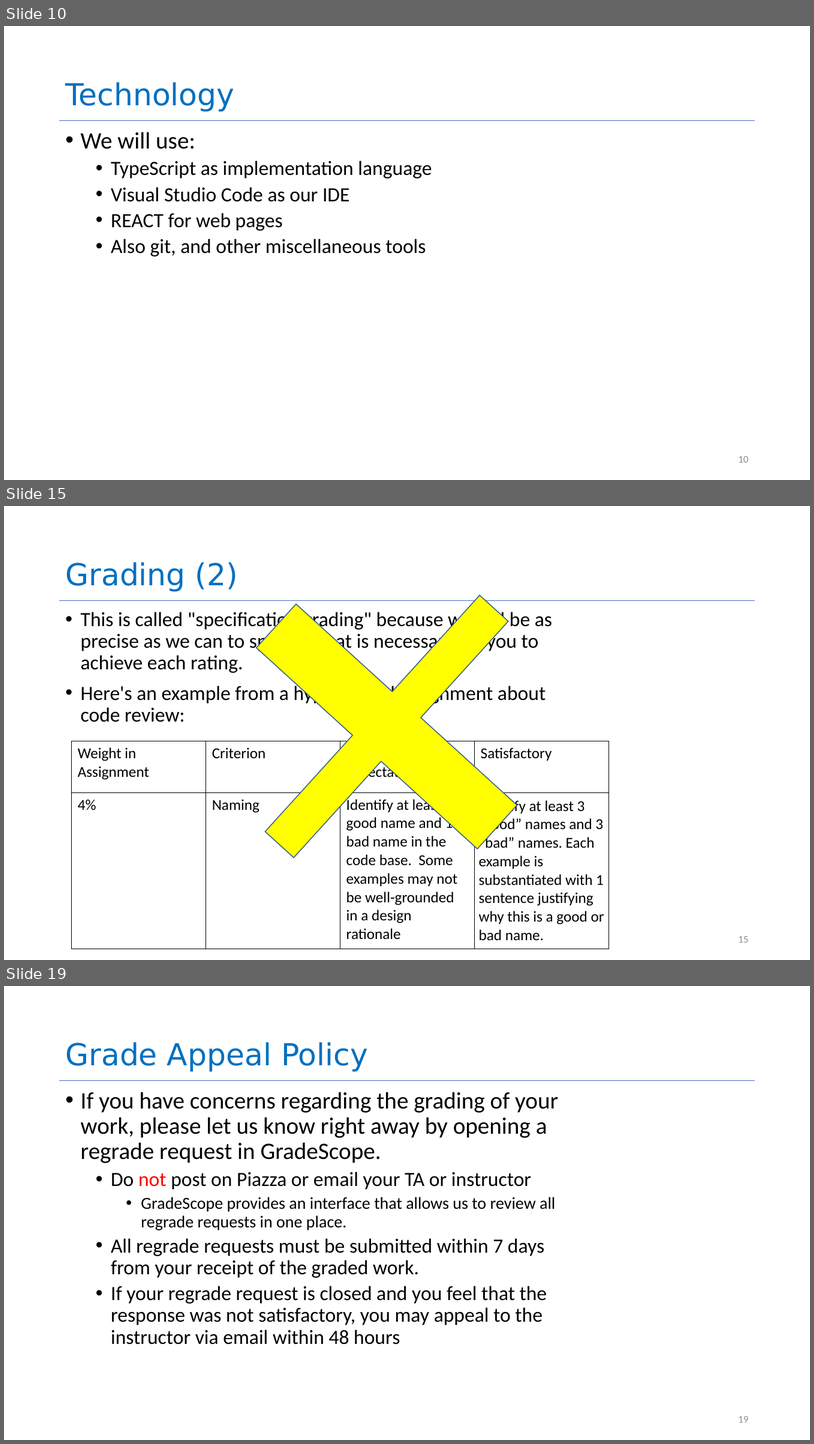
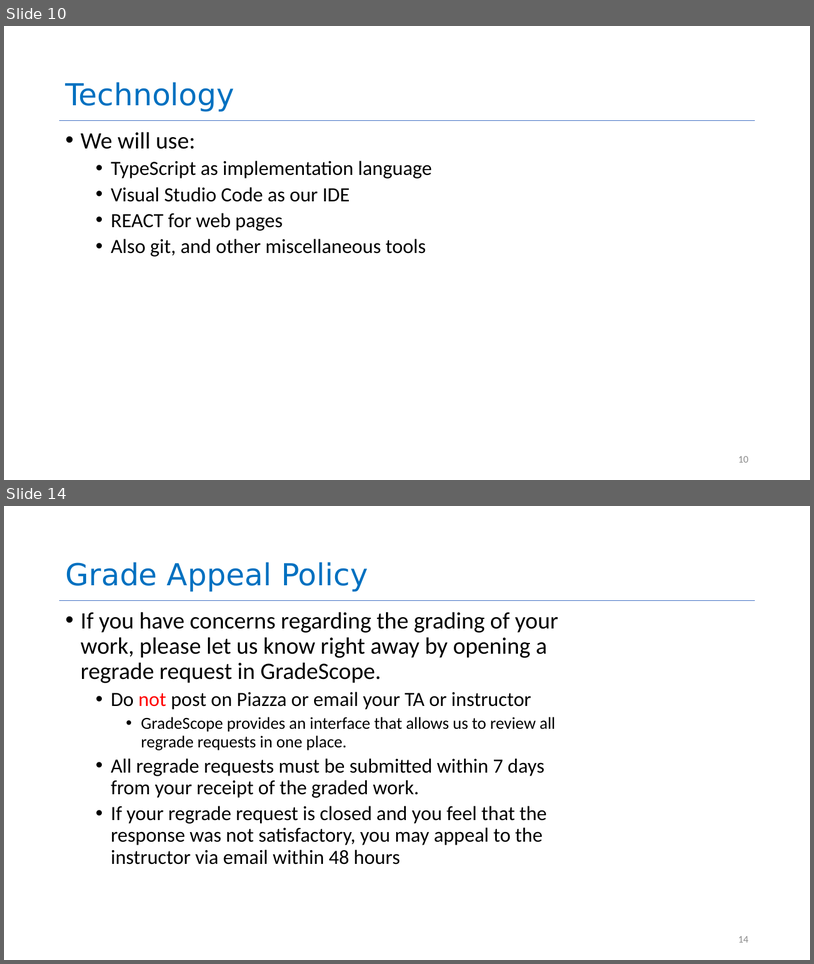
Before and after one commit to neu-se/CS4530-Spring-2022, a slide deck: Slides/Lesson 1.1 Course Introduction.pptx. Shown one above the other, each under a label of ours: slides 10, 15 and 19 before the commit, slides 10 and 14 after it; the slides between them are not shown. The pictures are 814x1444 and 814x964 pixels, drawn with LibreOffice and Linux fonts; fonts in the diff are those of the drawing. Boxes give left, top, right and bottom in pixels: in the first picture for what was removed or moved away, otherwise in the second. Text is boxed around its words. In the diff, an @@ line names an element or a change of style, - is before the commit and + after.

```diff
--- a/Slides/Lesson 1.1 Course Introduction.pptx
+++ b/Slides/Lesson 1.1 Course Introduction.pptx
@@ slide 15 removed at box(4, 506, 810, 960), background #FFFFFF; not listed: 1 template element that a slide beside it also shows @@
@@ plus removed at box(169, 508, 605, 945) @@
@@ title removed at box(65, 562, 238, 592) @@
-Grading (2)
@@ text removed at box(81, 609, 552, 722) @@
-• This is called "specification grading" because we will be as precise as we can to specify what is necessary for you to achieve each rating.
-• Here's an example from a hypothetical assignment about code review:
@@ table removed at box(72, 741, 609, 946), 2 rows, 4 columns @@
-Weight in Assignment | Criterion | Meets Minimum Expectations | Satisfactory
-4% | Naming | Identify at least 1 good name and 1 bad name in the code base. Some examples may not be well-grounded in a design rationale | Identify at least 3 “good” names and 3 “bad” names. Each example is substantiated with 1 sentence justifying why this is a good or bad name.
@@ page number removed at box(738, 936, 749, 942) @@
-15
@@ what was slide 19 is now slide 14 @@
@@ page number at box(738, 936, 749, 942): text changed @@
-19
+14
```
Also in this commit, not shown: 8 slides changed, 4 other slides removed.
